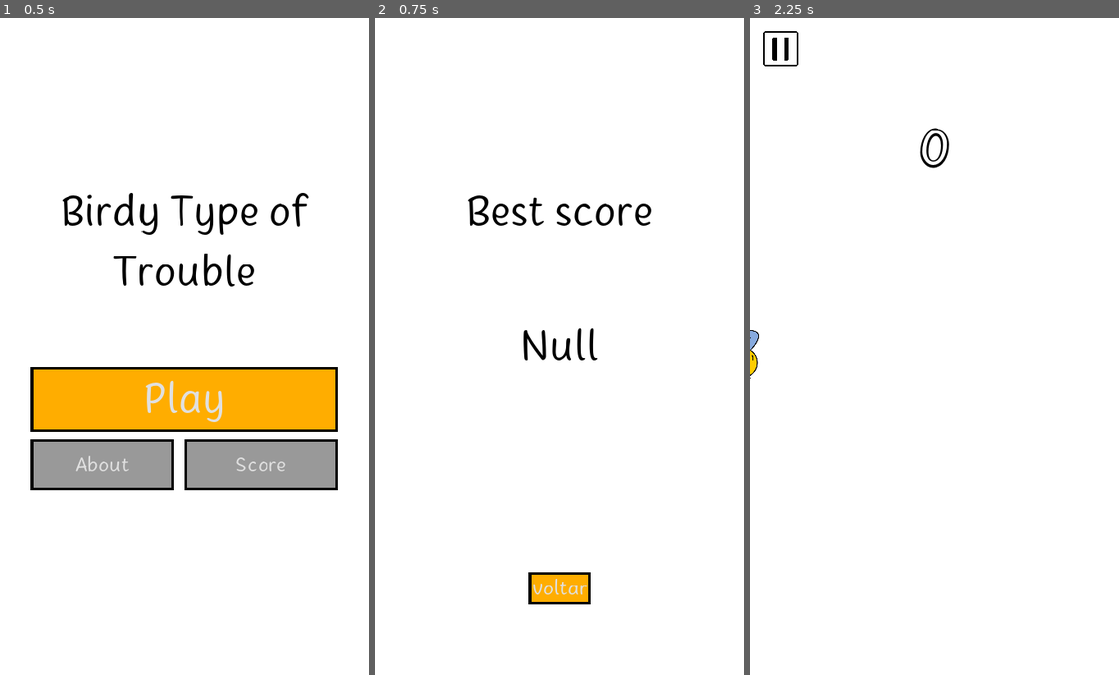
Above: before the commit, frames 1-3 (left to right).
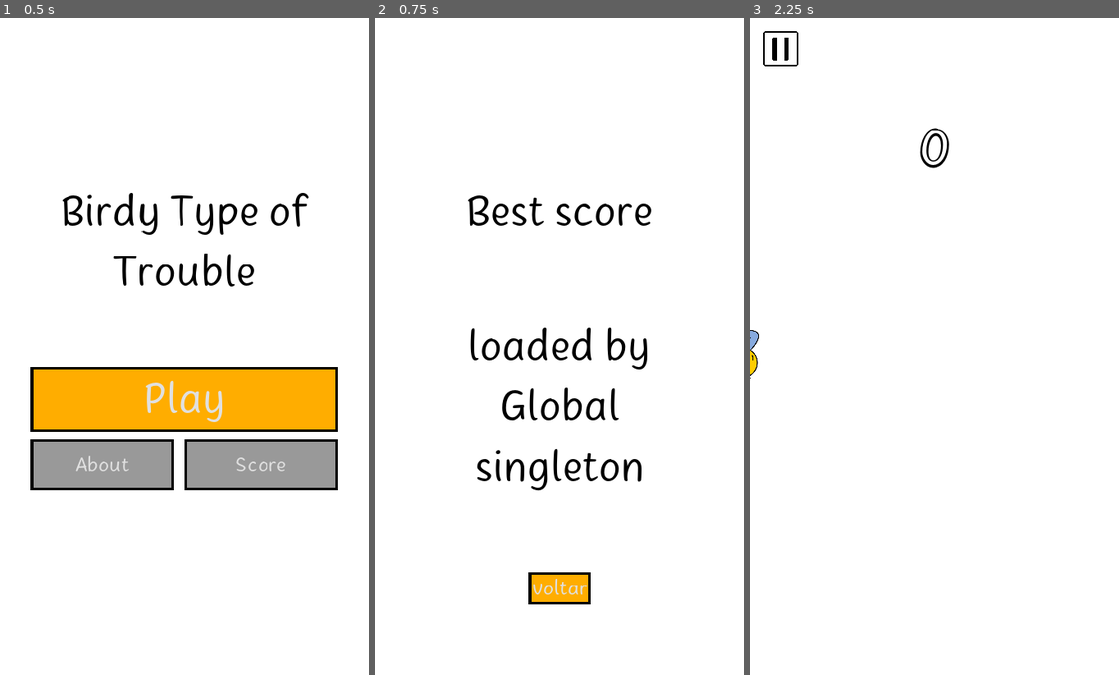
Above: after the commit, the same moments.

Repository: mshayden1998/Birdy-Type-of-Trouble
Game: Godot game, scene res://interface/MainMenu.tscn
Two runs of this game, one before a commit and one after it. Both use one fixed random seed, a clock stepped at 60 frames per second and the inputs below.
Inputs:
- Up to frame 1 (0.5 s): no input
- Up to frame 2 (0.75 s): click "Score" at 0.5 s
- Up to frame 3 (2.25 s): click "voltar" at 1.25 s; click "Play" at 2 s

Frame 1 is identical in both runs. In frame 2, 2.1% of the frame differs, in the area x 25-74%, y 47-72%; in frame 3, nothing differs.
Error before the commit: Invalid operands 'Nil' and 'int' in operator '>'. (res://Global.gd:8)

Commit message:
minimal updates

Diff:
--- a/Main.gd
+++ b/Main.gd
@@ -40,10 +40,6 @@
 		p.set_process(false)
 	# Waits three seconds to change to GameOverScreen
 	yield(get_tree().create_timer(3), "timeout")
-	# Set player's new best score (if necessary)
-	if player.current_score > Global.load_best_score():
-		Global.save_best_score(player.current_score)
-	else:
-		pass
+	# Show game over screen.
 	if get_tree().change_scene("res://interface/GameOverScreen.tscn") != OK:
 		print("An unexpected error occured when trying to load GameOverScreen scene")
--- a/Main.tscn
+++ b/Main.tscn
@@ -62,10 +62,6 @@
 [node name="Main" type="Node"]
 script = ExtResource( 2 )
 
-[node name="ColorRect" type="ColorRect" parent="."]
-anchor_right = 1.0
-anchor_bottom = 1.0
-
 [node name="InterfaceLayer" type="CanvasLayer" parent="."]
 layer = 100
 visible = false
--- a/interface/GameOverScreen.tscn
+++ b/interface/GameOverScreen.tscn
@@ -14,10 +14,6 @@
 anchor_bottom = 1.0
 theme = ExtResource( 1 )
 script = ExtResource( 2 )
-
-[node name="Background" type="Panel" parent="."]
-anchor_right = 1.0
-anchor_bottom = 1.0
 
 [node name="GameOver" type="Label" parent="."]
 anchor_left = 0.5
--- a/interface/ScorePage.gd
+++ b/interface/ScorePage.gd
@@ -2,7 +2,7 @@
 
 
 func _ready():
-	$ScoreInfo.set_text(str(Global.load_best_score()))
+	pass
 
 
 func _on_GoBackBtn_pressed():
--- a/project.godot
+++ b/project.godot
@@ -13,10 +13,6 @@
 config/name="Birdy Type of Trouble"
 run/main_scene="res://interface/MainMenu.tscn"
 config/icon="res://icon.png"
-
-[autoload]
-
-Global="*res://Global.tscn"
 
 [display]
 
@@ -67,3 +63,4 @@
 quality/driver/driver_name="GLES2"
 vram_compression/import_etc=true
 vram_compression/import_etc2=false
+environment/default_clear_color=Color( 1, 1, 1, 1 )
